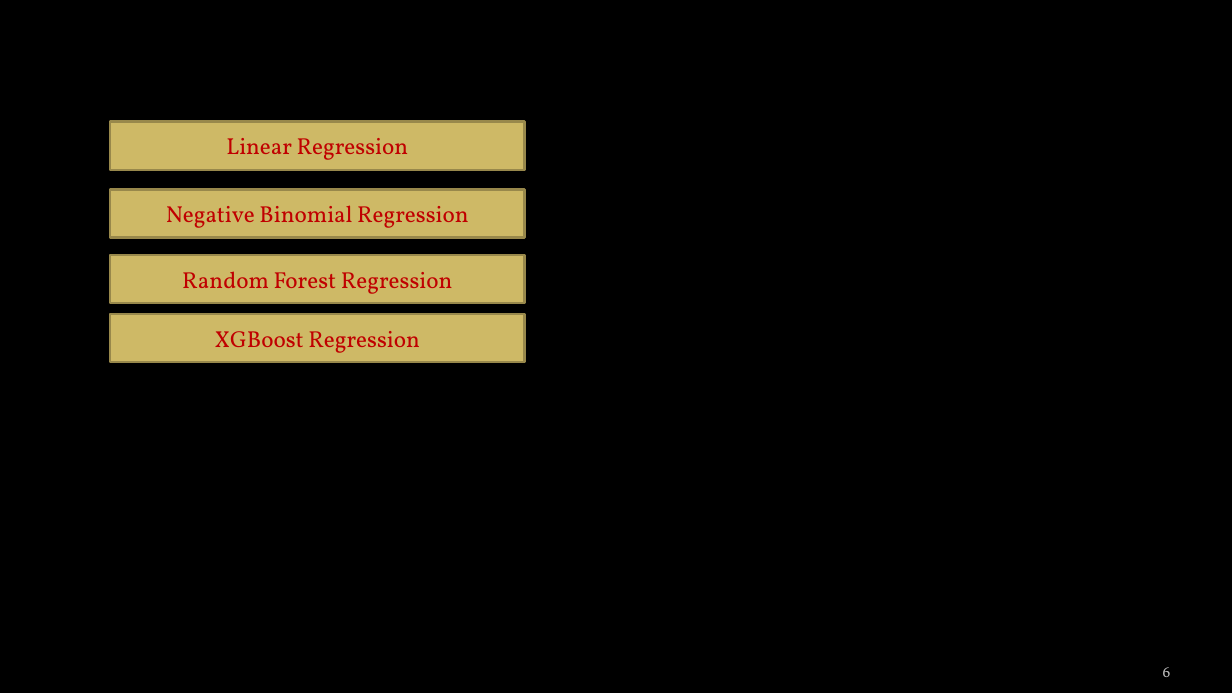
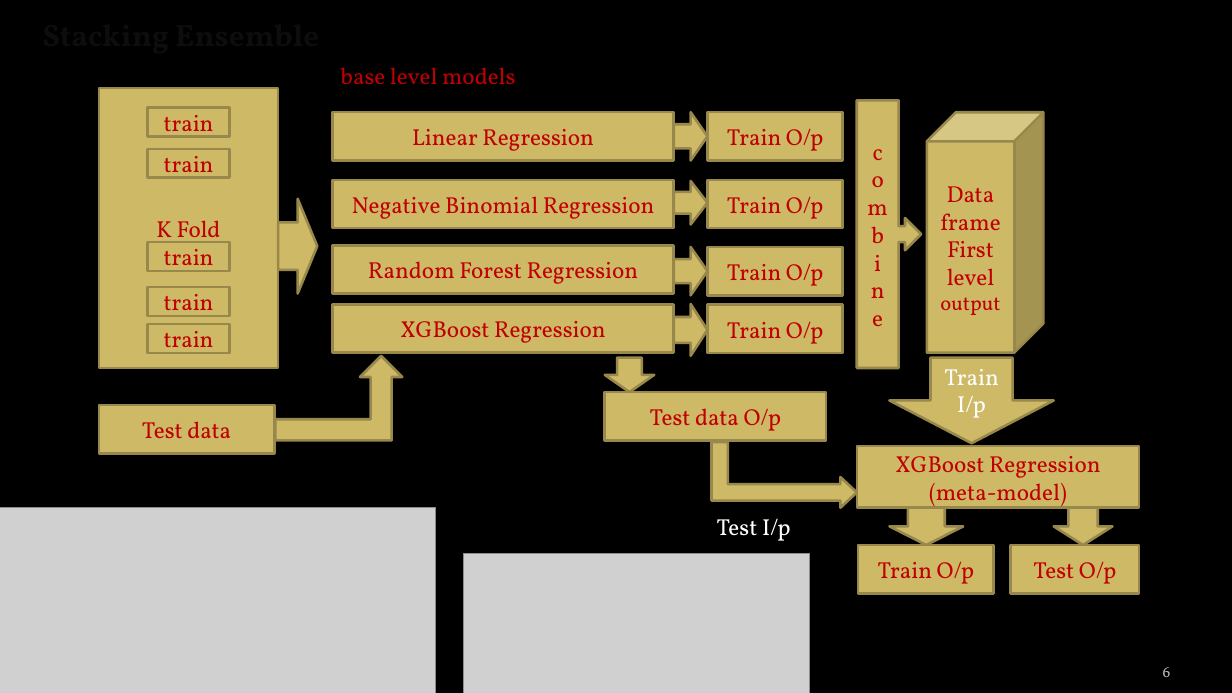
Before and after one commit to febil/Data-Science, a slide deck: slide 6 of Applied-Machine-Learning/Capstone Project/DenguePrediction_Capstone_Presentation_Febil_Chacko__29_07_2019.pptx. Drawn at 1232x693 pixels with LibreOffice and Linux fonts; fonts in the diff are those of the drawing; grey boxes stand for pictures; background and template pictures are left out. Boxes give left, top, right and bottom in pixels: in the first picture for what was removed or moved away, otherwise in the second. Text is boxed around its words. In the diff, an @@ line names an element or a change of style, - is before the commit and + after.

```diff
--- a/Applied-Machine-Learning/Capstone Project/DenguePrediction_Capstone_Presentation_Febil_Chacko__29_07_2019.pptx
+++ b/Applied-Machine-Learning/Capstone Project/DenguePrediction_Capstone_Presentation_Febil_Chacko__29_07_2019.pptx
@@ text added at (340,67,516,84), 18 pt, text #C00000 @@
+base level models
@@ rectangle "Linear Regression": place and size @@
-rectangle "Linear Regression" at (110,122,524,170)
+rectangle "Linear Regression" at (333,112,675,160)
@@ right arrow added at (674,112,707,160), fill #CEB966, outline #98894B 2 pt @@
@@ rectangle added at (708,112,843,160), fill #CEB966, outline #98894B 2 pt, 18 pt, text #C00000 @@
+Train O/p
@@ right arrow callout added at (857,101,921,369), fill #CEB966, outline #98894B 2 pt, 18 pt, text #C00000 @@
+combine
@@ cube added at (927,112,1043,352), fill #CEB966, outline #98894B 2 pt, 18 pt, text #C00000 @@
+Data frame
+First level
+output
@@ right arrow added at (278,199,317,294), fill #CEB966, outline #98894B 2 pt @@
@@ rectangle "Negative Binomial Regression": place and size @@
-rectangle "Negative Binomial Regression" at (110,189,524,238)
+rectangle "Negative Binomial Regression" at (333,180,675,228)
@@ right arrow added at (674,181,707,225), fill #CEB966, outline #98894B 2 pt @@
@@ rectangle added at (708,180,843,228), fill #CEB966, outline #98894B 2 pt, 18 pt, text #C00000 @@
+Train O/p
@@ rectangle "Random Forest Regression": place and size @@
-rectangle "Random Forest Regression" at (110,255,524,303)
+rectangle "Random Forest Regression" at (333,246,675,294)
@@ right arrow added at (674,247,707,295), fill #CEB966, outline #98894B 2 pt @@
@@ rectangle added at (708,247,843,295), fill #CEB966, outline #98894B 2 pt, 18 pt, text #C00000 @@
+Train O/p
@@ group added at (99,88,278,368): 6 rectangles @@
+K Fold
+train
+train
+train
+train
+train
@@ rectangle "XGBoost Regression": place and size @@
-rectangle "XGBoost Regression" at (110,314,524,362)
+rectangle "XGBoost Regression" at (333,305,675,353)
@@ right arrow added at (674,304,707,356), fill #CEB966, outline #98894B 2 pt @@
@@ rectangle added at (708,305,843,353), fill #CEB966, outline #98894B 2 pt, 18 pt, text #C00000 @@
+Train O/p
@@ bent up arrow added at (275,356,402,440), fill #CEB966, outline #98894B 2 pt @@
@@ down arrow added at (605,358,655,392), fill #CEB966, outline #98894B 2 pt @@
@@ down arrow added at (890,358,1055,444), fill #CEB966, outline #98894B 2 pt, 18 pt, text #FFFFFF @@
+Train I/p
@@ rectangle added at (99,406,274,454), fill #CEB966, outline #98894B 2 pt, 18 pt, text #C00000 @@
+Test data
@@ rectangle added at (605,392,826,440), fill #CEB966, outline #98894B 2 pt, 18 pt, text #C00000 @@
+Test data O/p
@@ bent up arrow added at (712,442,857,507), fill #CEB966, outline #98894B 2 pt @@
@@ rectangle added at (857,446,1140,508), fill #CEB966, outline #98894B 2 pt, 18 pt, text #C00000 @@
+XGBoost Regression (meta-model)
@@ picture added at (0,507,436,693) @@
@@ down arrow added at (890,507,964,544), fill #CEB966, outline #98894B 2 pt @@
@@ down arrow added at (1054,507,1113,544), fill #CEB966, outline #98894B 2 pt @@
@@ text added at (717,518,791,541), 18 pt, text #FFFFFF @@
+Test I/p
@@ picture added at (464,554,811,693) @@
@@ rectangle added at (859,545,994,593), fill #CEB966, outline #98894B 2 pt, 18 pt, text #C00000 @@
+Train O/p
@@ rectangle added at (1011,545,1140,593), fill #CEB966, outline #98894B 2 pt, 18 pt, text #C00000 @@
+Test O/p
```
Also in this commit, not shown: 2 other slides changed, 2 slides added, 1 slide removed, 13 other files.
